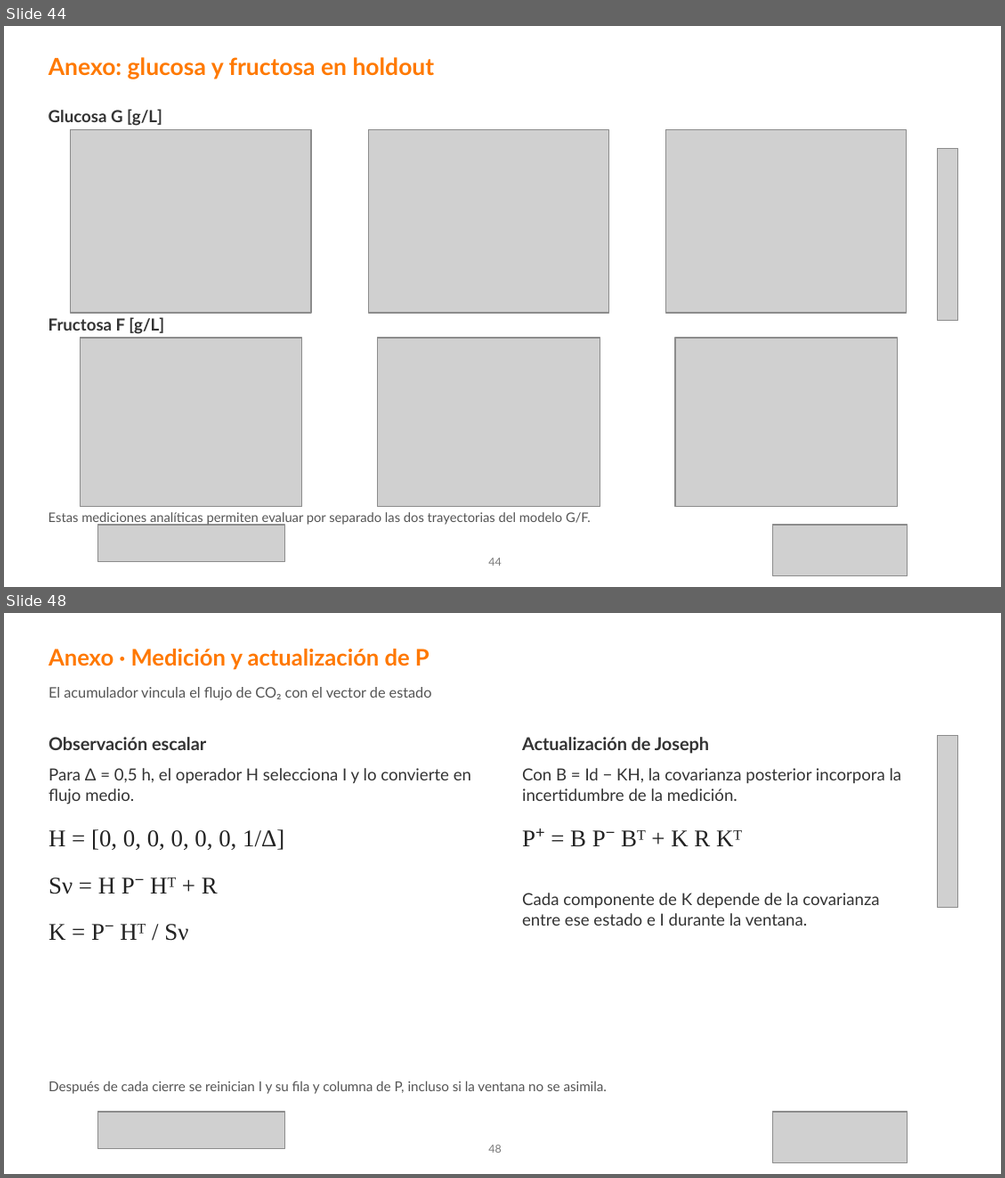
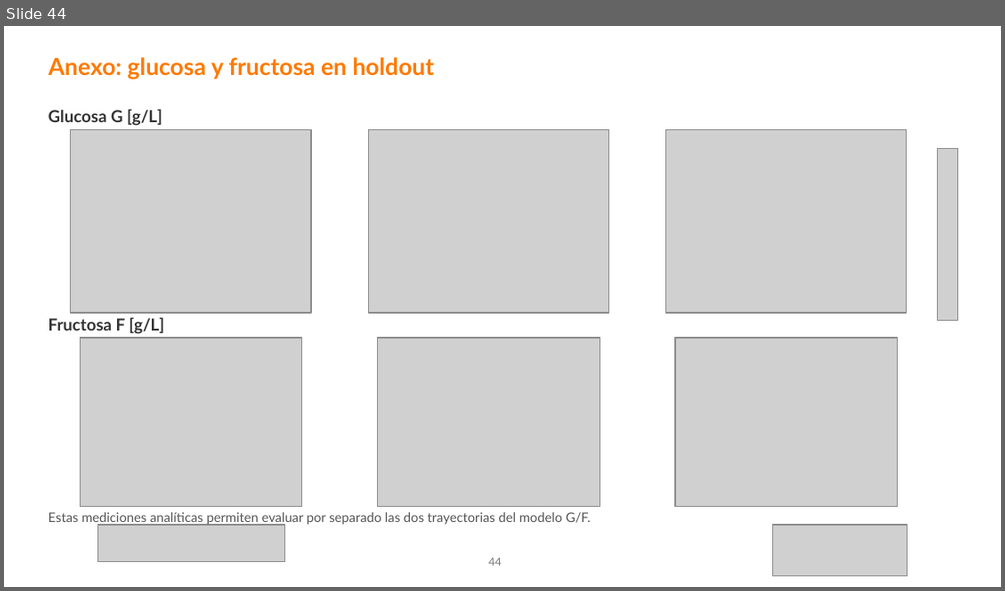
Before and after one commit to crodv/wine-fermentation, a slide deck: docs/presentaciones/modeloykalman_ekf09_holdout.pptx. Shown one above the other, each under a label of ours: slides 44 and 48 before the commit, slide 44 after it; the slides between them are not shown. The pictures are 1005x1178 and 1005x591 pixels, drawn with LibreOffice and Linux fonts; fonts in the diff are those of the drawing; grey boxes stand for pictures. Boxes give left, top, right and bottom in pixels: in the first picture for what was removed or moved away, otherwise in the second. Text is boxed around its words. In the diff, an @@ line names an element or a change of style, - is before the commit and + after.

```diff
--- a/docs/presentaciones/modeloykalman_ekf09_holdout.pptx
+++ b/docs/presentaciones/modeloykalman_ekf09_holdout.pptx
@@ slide 48 removed at [4,613,1001,1174], background #FFFFFF @@
@@ text removed at [48,649,429,670] @@
-Anexo · Medición y actualización de P
@@ text removed at [48,687,432,700] @@
-El acumulador vincula el flujo de CO₂ con el vector de estado
@@ text removed at [48,737,206,750] @@
-Observación escalar
@@ text removed at [522,737,709,754] @@
-Actualización de Joseph
@@ picture removed at [937,735,957,907] @@
@@ text removed at [48,768,471,804] @@
-Para Δ = 0,5 h, el operador H selecciona I y lo convierte en flujo medio.
@@ text removed at [522,768,902,801] @@
-Con B = Id − KH, la covarianza posterior incorpora la incertidumbre de la medición.
@@ text removed at [48,829,284,850] @@
-H = [0, 0, 0, 0, 0, 0, 1/Δ]
@@ text removed at [522,830,742,846] @@
-P⁺ = B P⁻ Bᵀ + K R Kᵀ
@@ text removed at [48,877,218,894] @@
-Sν = H P⁻ Hᵀ + R
@@ text removed at [522,892,879,925] @@
-Cada componente de K depende de la covarianza entre ese estado e I durante la ventana.
@@ text removed at [48,924,188,941] @@
-K = P⁻ Hᵀ / Sν
@@ text removed at [48,1081,607,1094] @@
-Después de cada cierre se reinician I y su fila y columna de P, incluso si la ventana no se asimila.
@@ picture removed at [97,1111,285,1148] @@
@@ picture removed at [773,1111,907,1163] @@
@@ text removed at [488,1144,501,1152] @@
-48
```
Also in this commit, not shown: 9 slides changed, 2 other slides removed, 17 other files.
